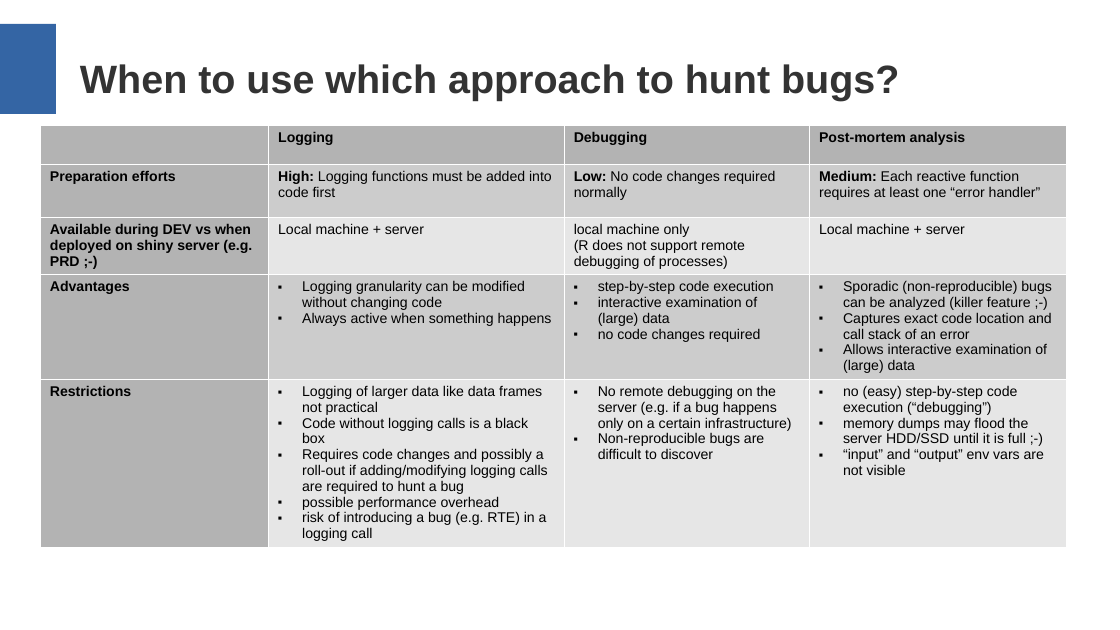
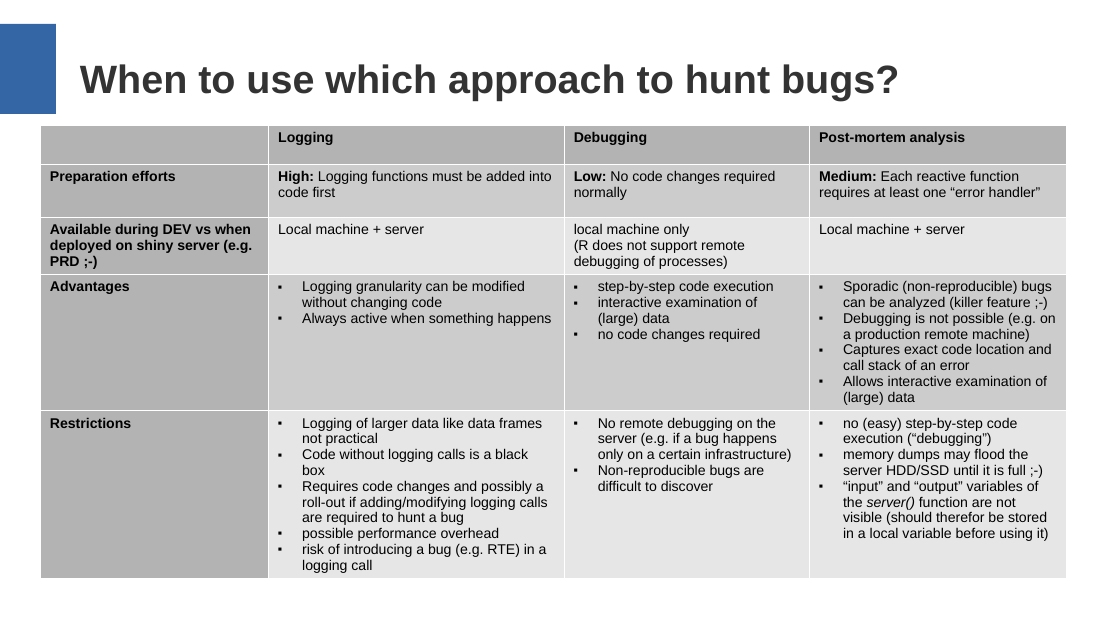
Before and after one commit to aryoda/R_shiny_post_mortem_analysis_training, a slide deck: slide 19 of Training slides (layout may be broken).pptx. Drawn at 1120x630 pixels with LibreOffice and Linux fonts; fonts in the diff are those of the drawing. Boxes give left, top, right and bottom in pixels: in the first picture for what was removed or moved away, otherwise in the second. Text is boxed around its words. In the diff, an @@ line names an element or a change of style, - is before the commit and + after.

```diff
--- a/Training slides (layout may be broken).pptx
+++ b/Training slides (layout may be broken).pptx
@@ table at [40,125,1066,577] @@
-row 4, column 4: Sporadic (non-reproducible) bugs can be analyzed (killer feature ;-) / Captures exact code location and call stack of an error / Allows interactive examination of (large) data
+row 4, column 4: Sporadic (non-reproducible) bugs can be analyzed (killer feature ;-) / Debugging is not possible (e.g. on a production remote machine) / Captures exact code location and call stack of an error / Allows interactive examination of (large) data
-row 5, column 4: no (easy) step-by-step code execution (“debugging”) / memory dumps may flood the server HDD/SSD until it is full ;-) / “input” and “output” env vars are not visible
+row 5, column 4: no (easy) step-by-step code execution (“debugging”) / memory dumps may flood the server HDD/SSD until it is full ;-) / “input” and “output” variables of the server() function are not visible (should therefor be stored in a local variable before using it)
```
Also in this commit, not shown: 4 other slides changed, 4 other files.
